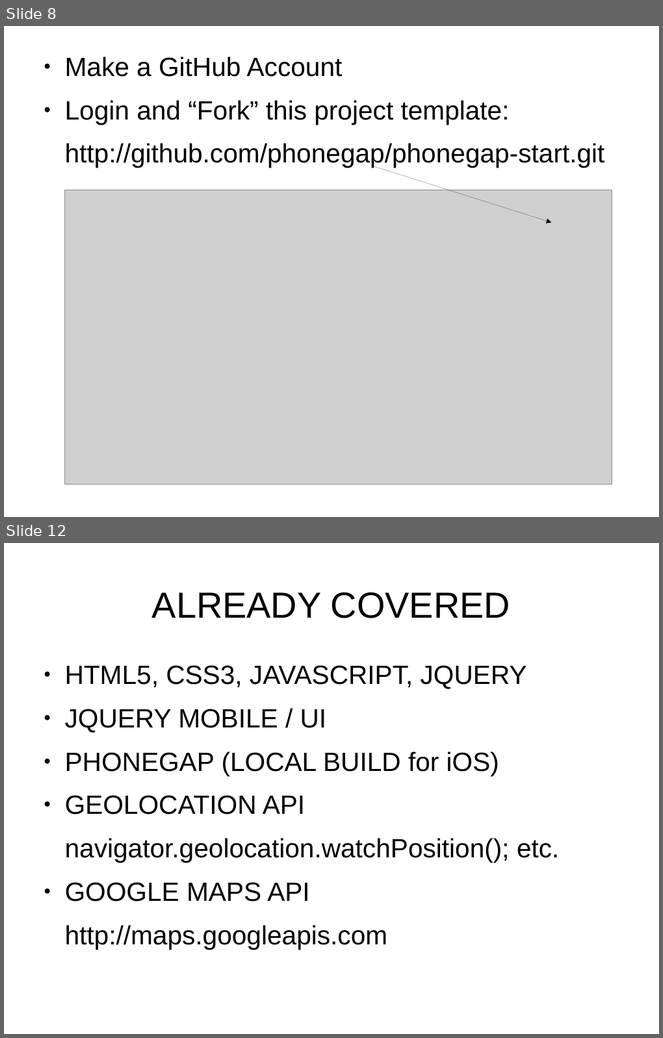
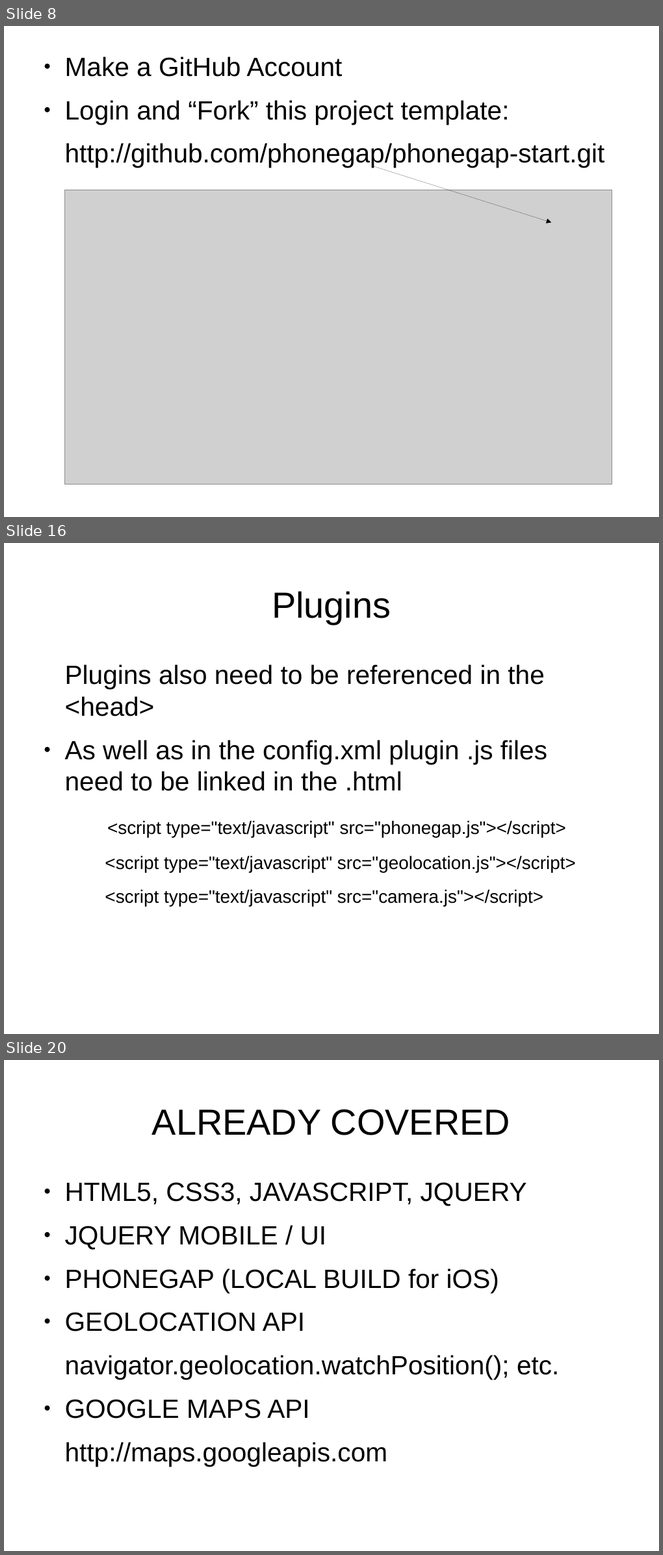
Before and after one commit to fpbu/mobappdev, a slide deck: phonegapbuild_workshop/phonegap_build_slides.odp. Shown one above the other, each under a label of ours: slides 8 and 12 before the commit, slides 8, 16 and 20 after it; the slides between them are not shown. The pictures are 663x1038 and 663x1555 pixels, drawn with LibreOffice and Linux fonts; fonts in the diff are those of the drawing; grey boxes stand for pictures. Boxes give left, top, right and bottom in pixels: in the first picture for what was removed or moved away, otherwise in the second. Text is boxed around its words. In the diff, an @@ line names an element or a change of style, - is before the commit and + after.

```diff
--- a/phonegapbuild_workshop/phonegap_build_slides.odp
+++ b/phonegapbuild_workshop/phonegap_build_slides.odp
@@ slide 16 added at [4,543,659,1034], background #FFFFFF @@
@@ title added at [272,591,391,624], 44 pt, text #000000 @@
+Plugins
@@ text added at [65,665,576,906], 22 pt, text #000000 @@
+Plugins also need to be referenced in the <head>
+● As well as in the config.xml plugin .js files need to be linked in the .html
+<script type="text/javascript" src="phonegap.js"></script>
+<script type="text/javascript" src="geolocation.js"></script>
+<script type="text/javascript" src="camera.js"></script>
@@ what was slide 12 is now slide 20 @@
```
Also in this commit, not shown: 2 slides changed, 20 other slides added, 4 slides removed, 1 other file.
